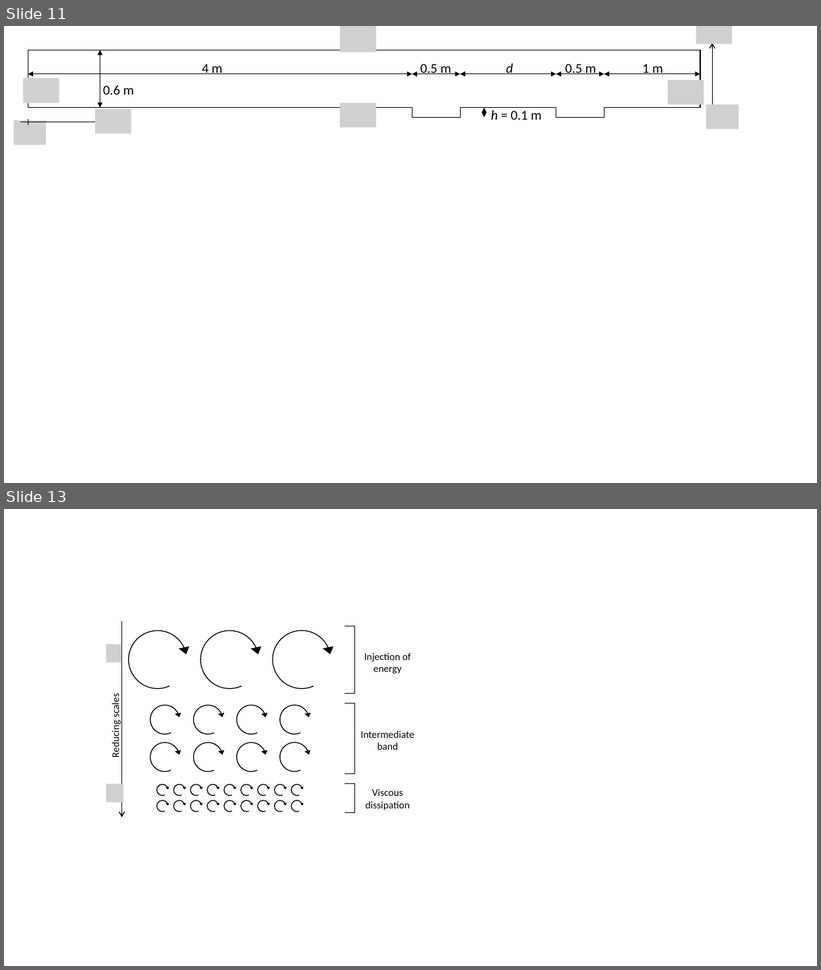
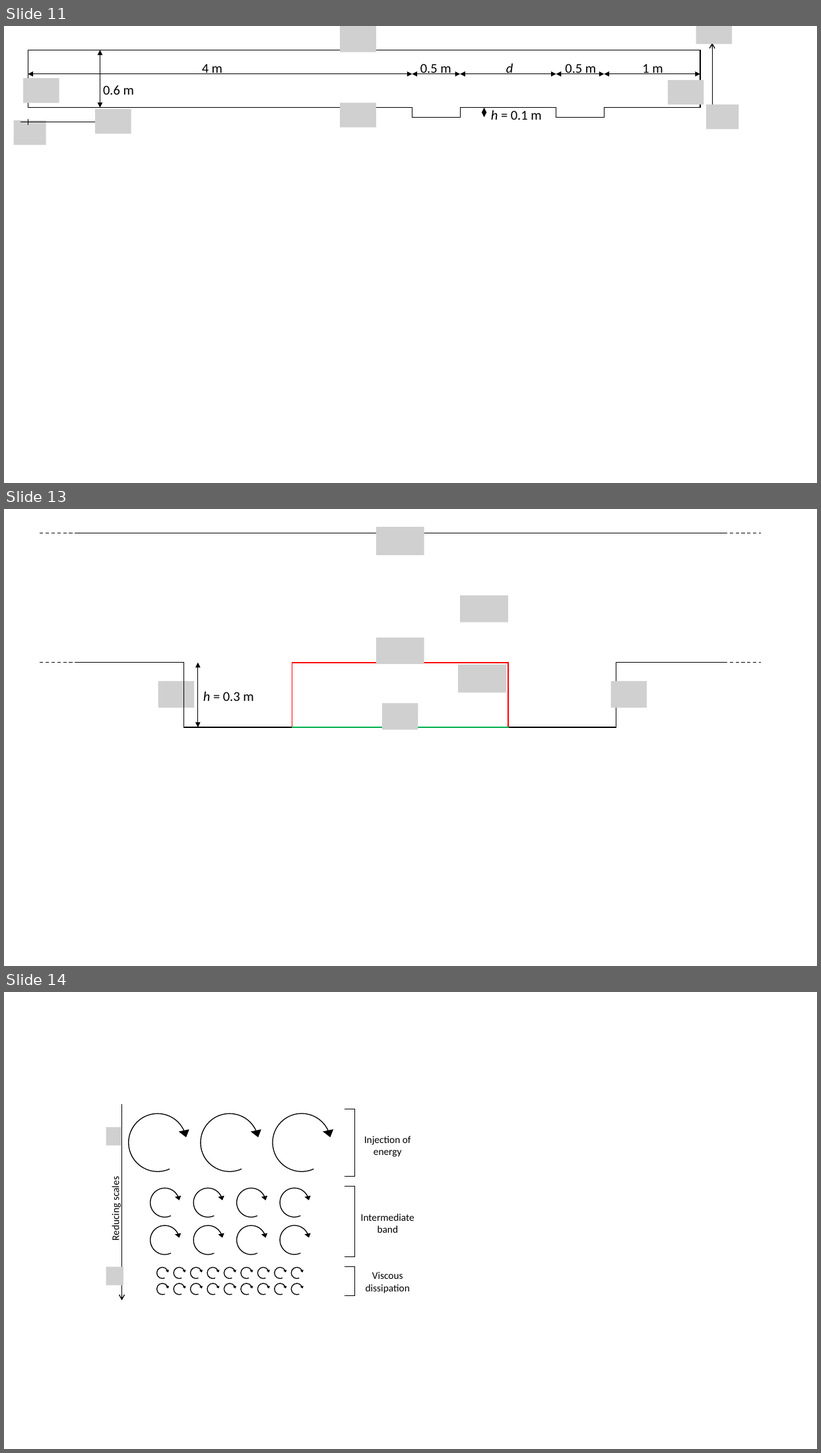
Before and after one commit to AndreaVescovini/Thesis, a slide deck: img/celle.pptx. Shown one above the other, each under a label of ours: slides 11 and 13 before the commit, slides 11, 13 and 14 after it; the slides between them are not shown. The pictures are 821x970 and 821x1453 pixels, drawn with LibreOffice and Linux fonts; fonts in the diff are those of the drawing; grey boxes stand for pictures. Boxes give left, top, right and bottom in pixels: in the first picture for what was removed or moved away, otherwise in the second. Text is boxed around its words. In the diff, an @@ line names an element or a change of style, - is before the commit and + after.

```diff
--- a/img/celle.pptx
+++ b/img/celle.pptx
@@ slide 13 added at [4, 509, 817, 966], background #FFFFFF @@
@@ picture added at [376, 527, 424, 555] @@
@@ line added from (40, 533) to (76, 533), #000000 1 pt dashed @@
@@ line added from (76, 533) to (725, 533), #000000 1 pt @@
@@ line added from (725, 533) to (760, 533), #000000 1 pt dashed @@
@@ picture added at [460, 595, 508, 623] @@
@@ picture added at [376, 638, 424, 665] @@
@@ line added from (40, 663) to (76, 663), #000000 1 pt dashed @@
@@ line added from (76, 663) to (184, 663), #000000 1 pt @@
@@ line added from (184, 663) to (184, 727), #000000 1 pt @@
@@ double arrow added from (198, 663) to (198, 727), #000000 1 pt @@
@@ line added from (292, 663) to (292, 727), #FF0000 1.5 pt @@
@@ line added from (292, 663) to (508, 663), #FF0000 1.5 pt @@
@@ picture added at [459, 665, 507, 692] @@
@@ line added from (508, 663) to (508, 727), #FF0000 1.5 pt @@
@@ line added from (616, 663) to (725, 663), #000000 1 pt @@
@@ line added from (616, 663) to (616, 727), #000000 1 pt @@
@@ line added from (725, 663) to (760, 663), #000000 1 pt dashed @@
@@ picture added at [158, 681, 194, 708] @@
@@ picture added at [611, 681, 647, 708] @@
@@ text added at [203, 691, 253, 701], 16 pt, text #000000 @@
+h = 0.3 m
@@ picture added at [382, 704, 418, 730] @@
@@ line added from (184, 727) to (292, 727), #000000 1 pt @@
@@ line added from (292, 727) to (508, 727), #00B050 1.5 pt @@
@@ line added from (508, 727) to (616, 727), #000000 1 pt @@
@@ what was slide 13 is now slide 14 @@
```
Also in this commit, not shown: 1 other slide added, 1 slide removed, 4 other files.
